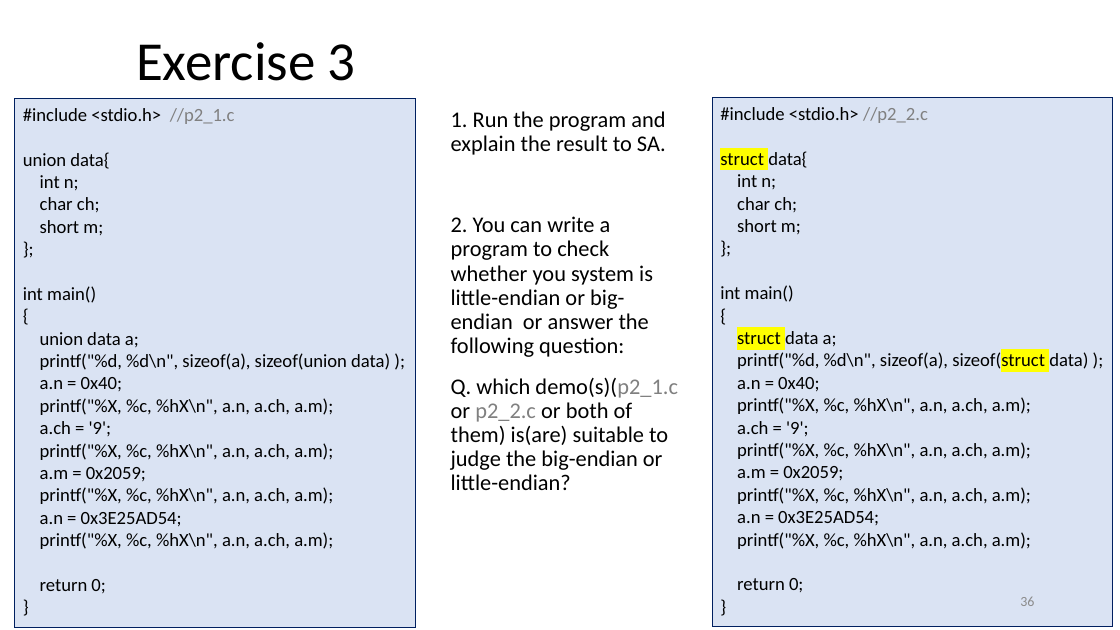
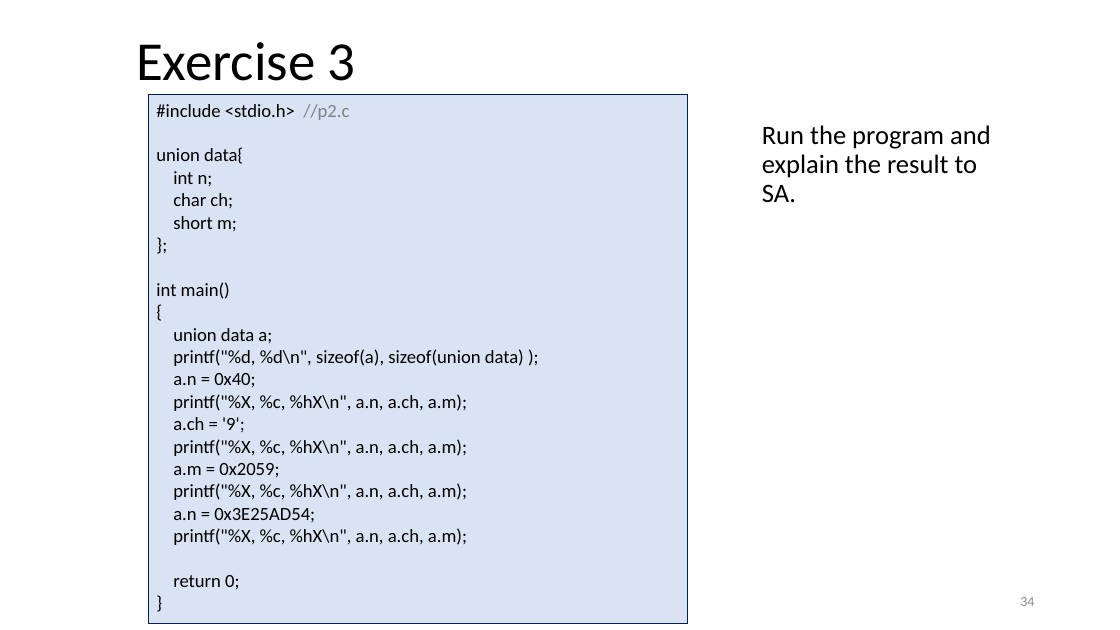
Before and after one commit to ShiqiYu/CPP, a slide deck: slide 34 of week04/Lab04.pptx (slide 36 before the commit). Drawn at 1120x630 pixels with LibreOffice and Linux fonts; fonts in the diff are those of the drawing; background and template pictures are left out. Boxes give left, top, right and bottom in pixels: in the first picture for what was removed or moved away, otherwise in the second. Text is boxed around its words. In the diff, an @@ line names an element or a change of style, - is before the commit and + after.

```diff
--- a/week04/Lab04.pptx
+++ b/week04/Lab04.pptx
@@ rectangle "#include <stdio.h> //p2.c": place and size @@
-rectangle "#include <stdio.h> //p2.c" at (14,98,415,627)
+rectangle "#include <stdio.h> //p2.c" at (148,94,688,623)
@@ text in rectangle at (156,104,349,120): text changed @@
-#include <stdio.h> //p2_1.c
+#include <stdio.h> //p2.c
@@ rectangle removed at (712,97,1113,626) @@
-#include <stdio.h> //p2_2.c
-struct data{
-int n;
-char ch;
-short m;
-};
-int main()
-{
-struct data a;
-printf("%d, %d\n", sizeof(a), sizeof(struct data) );
-a.n = 0x40;
-printf("%X, %c, %hX\n", a.n, a.ch, a.m);
-a.ch = '9';
-printf("%X, %c, %hX\n", a.n, a.ch, a.m);
-a.m = 0x2059;
-printf("%X, %c, %hX\n", a.n, a.ch, a.m);
-a.n = 0x3E25AD54;
-printf("%X, %c, %hX\n", a.n, a.ch, a.m);
-return 0;
-}
@@ text at (762,125,991,203): text changed; size 19.2 to 22.8 pt @@
-  1. Run the program and explain the result to SA.
-  2. You can write a program to check whether you system is little-endian or big-endian or answer the following question:
-  Q. which demo(s)(p2_1.c or p2_2.c or both of them) is(are) suitable to judge the big-endian or little-endian?
+  Run the program and explain the result to SA.
@@ page number at (1020,597,1034,606): text changed @@
-36
+34
```
Also in this commit, not shown: 2 other slides changed, 1 slide added, 3 slides removed, 1 other file.
